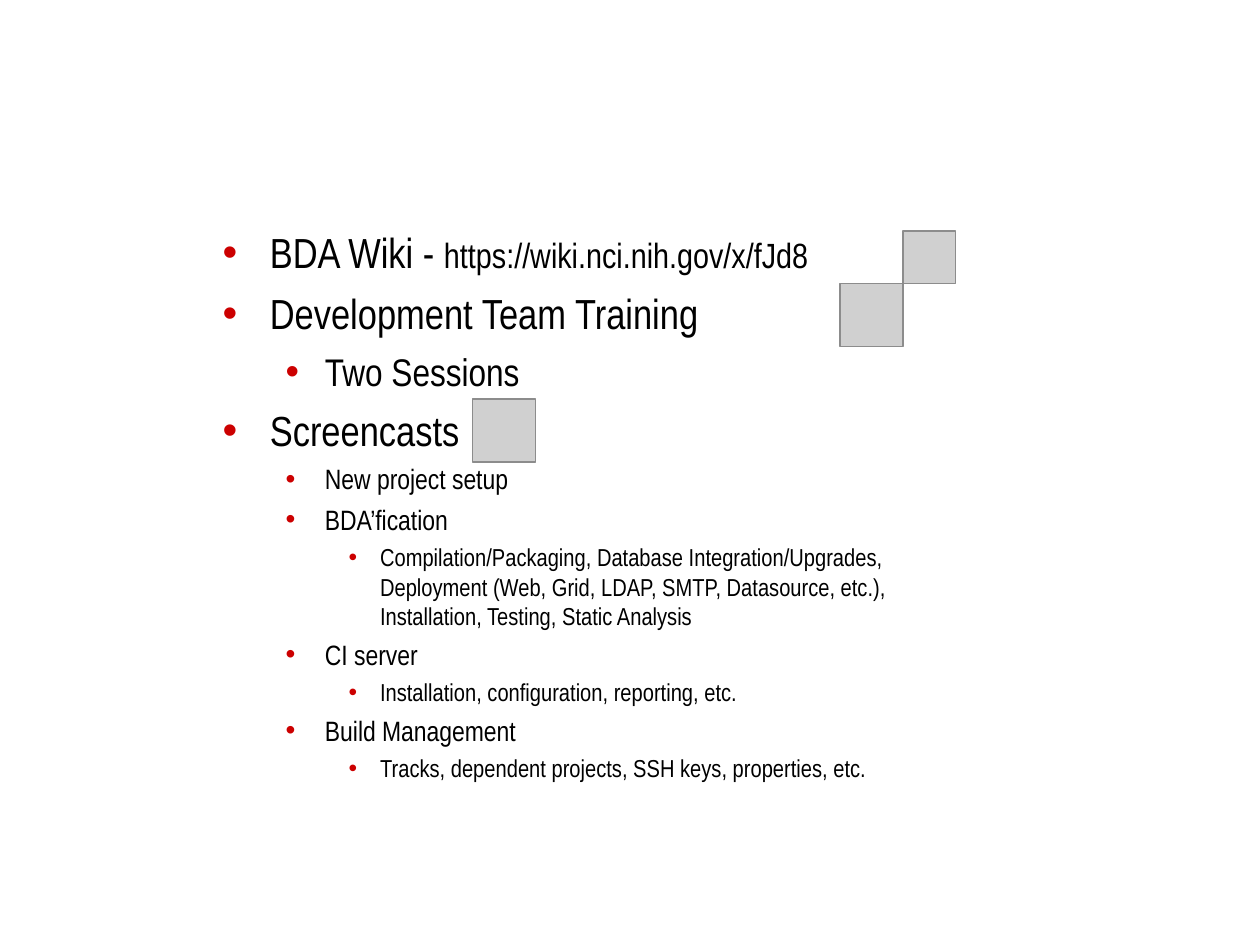
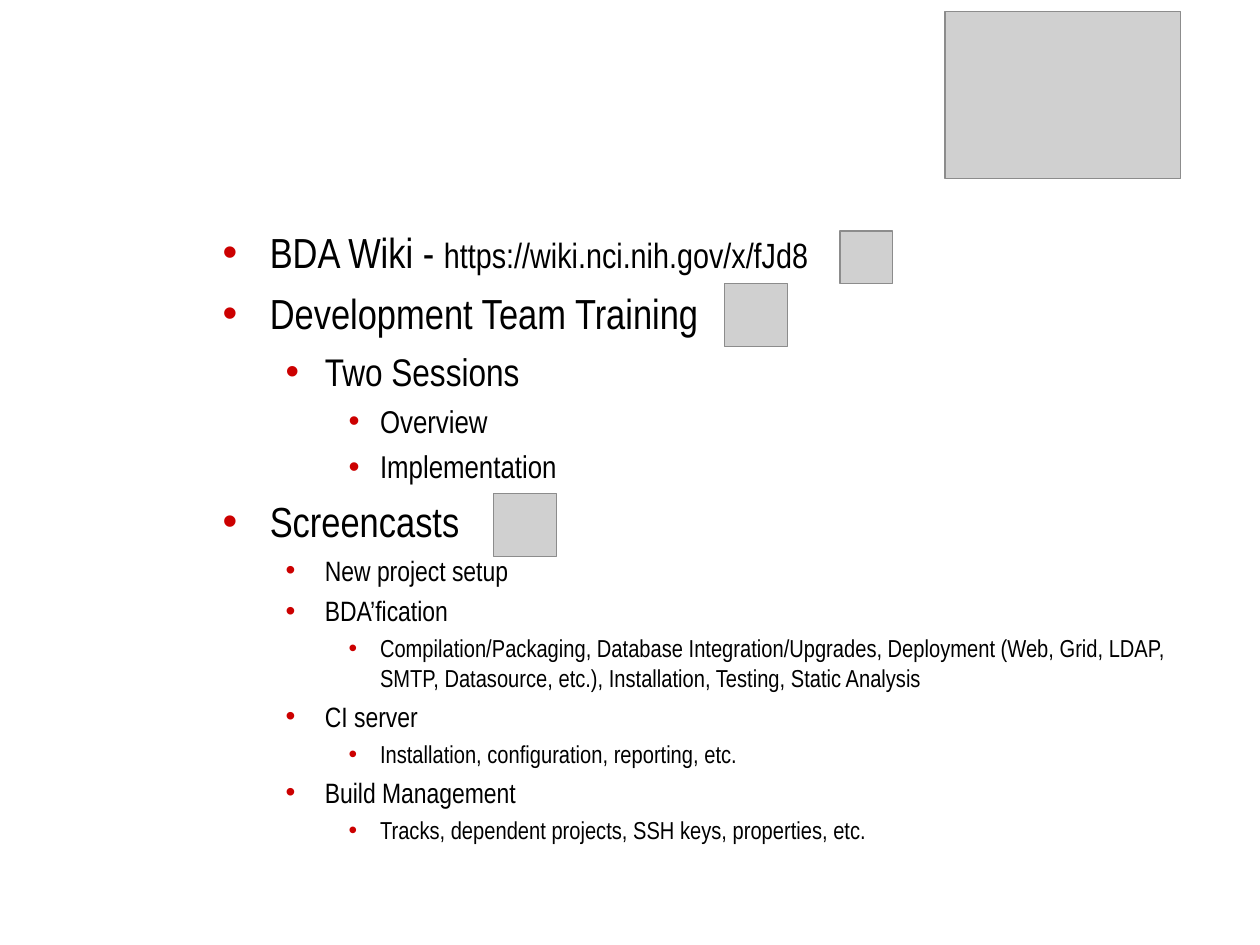
Before and after one commit to NCIP/automation, a slide deck: slide 7 of docs/roadmap/bda-overview-lsdpm.ppt. Drawn at 1260x945 pixels with LibreOffice and Linux fonts; fonts in the diff are those of the drawing; grey boxes stand for pictures; background and template pictures are left out. Boxes give left, top, right and bottom in pixels: in the first picture for what was removed or moved away, otherwise in the second. Text is boxed around its words. In the diff, an @@ line names an element or a change of style, - is before the commit and + after.

```diff
--- a/docs/roadmap/bda-overview-lsdpm.ppt
+++ b/docs/roadmap/bda-overview-lsdpm.ppt
@@ picture added at box(945, 11, 1181, 179) @@
@@ picture: place and size @@
-picture at box(903, 231, 956, 284)
+picture at box(840, 231, 893, 284)
@@ picture: place and size @@
-picture at box(840, 284, 903, 346)
+picture at box(724, 284, 788, 346)
@@ text at box(380, 410, 556, 485): paragraphs added @@
+    • Overview
+    • Implementation
@@ picture: place and size @@
-picture at box(472, 399, 536, 462)
+picture at box(494, 494, 557, 557)
```
Also in this commit, not shown: 4 other slides changed.
